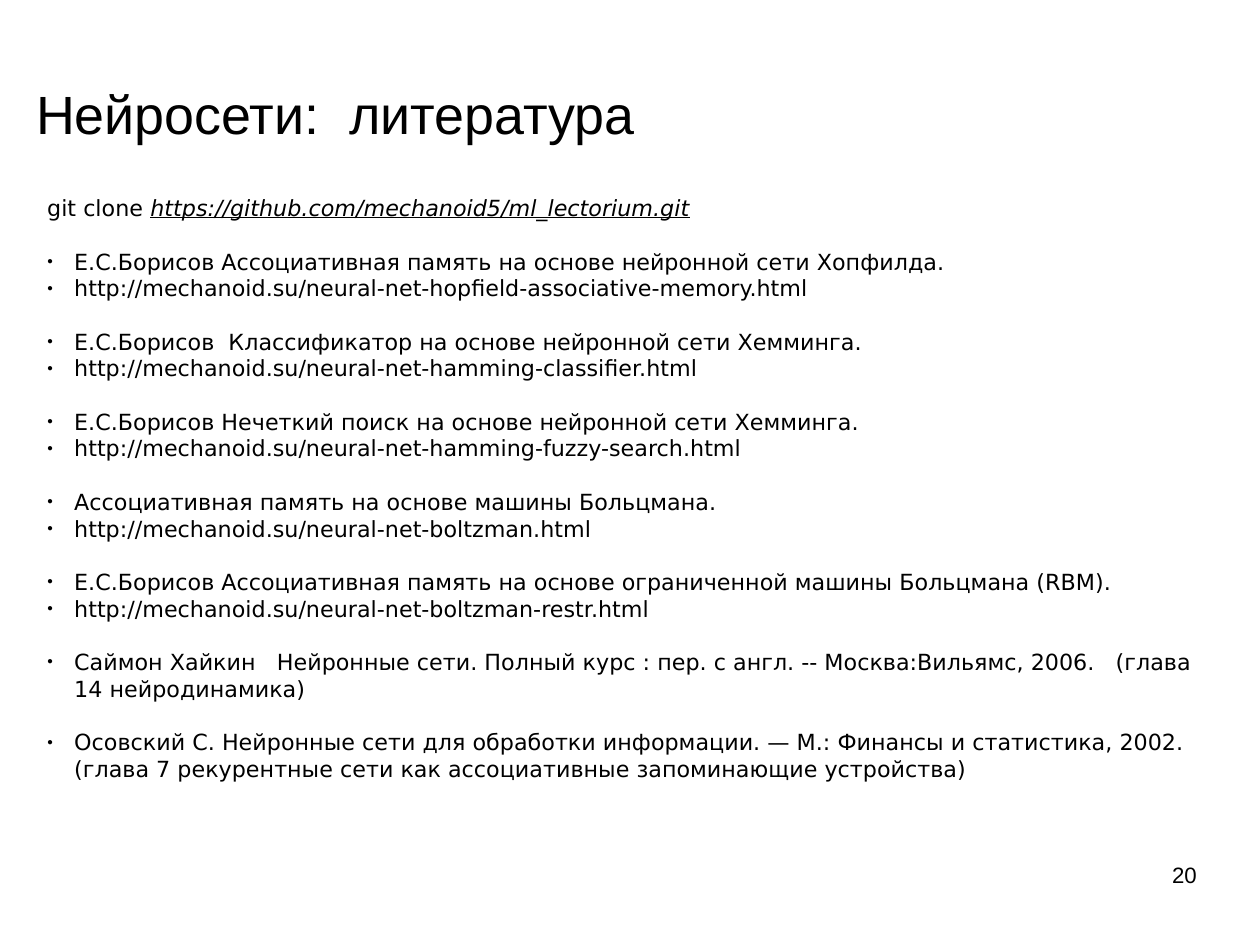
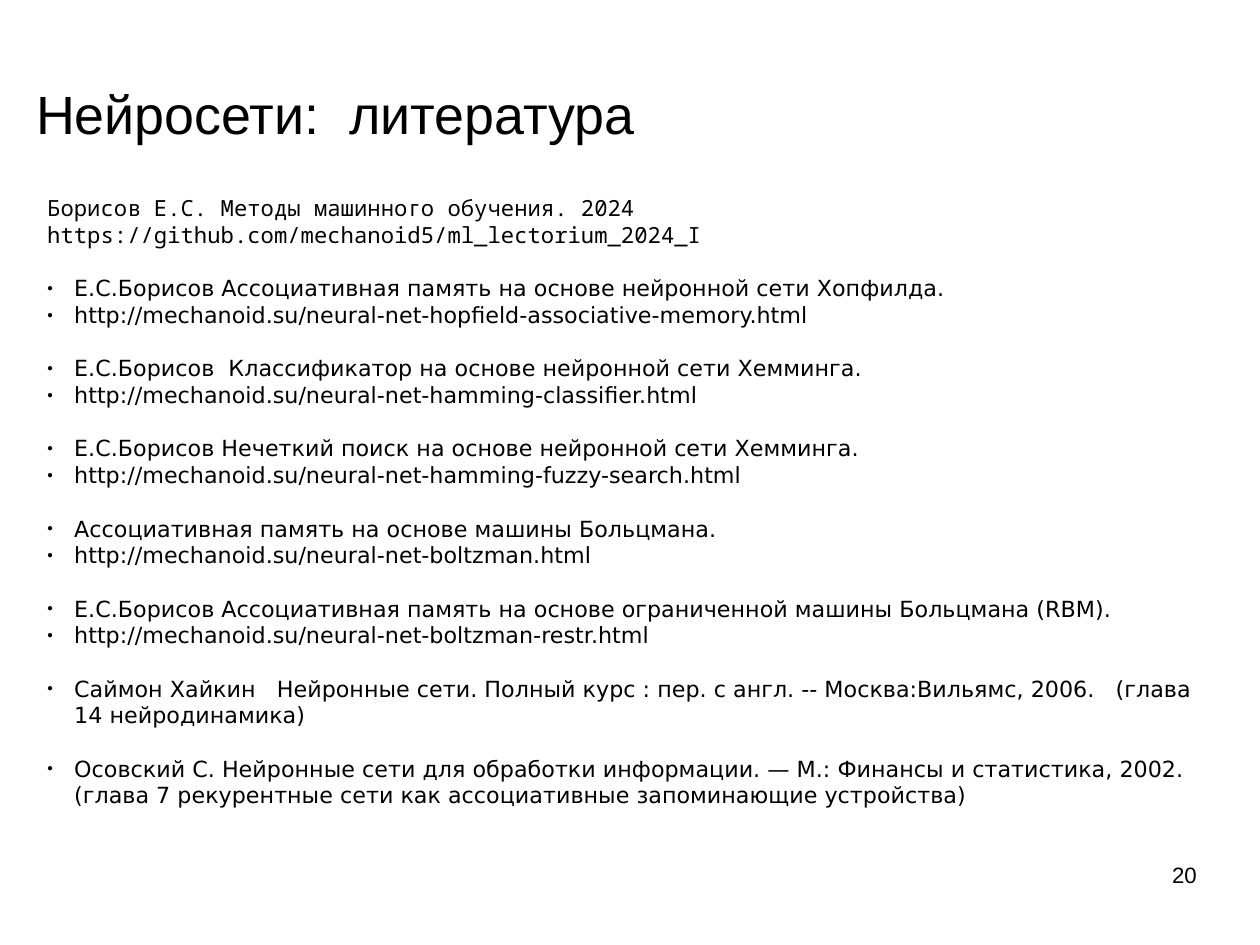
Before and after one commit to mechanoid5/ml_lectorium_2024_I, a slide deck: slide 20 of 18-hopfield.odp. Drawn at 1260x945 pixels with LibreOffice and Linux fonts; fonts in the diff are those of the drawing; background and template pictures are left out. Boxes give left, top, right and bottom in pixels: in the first picture for what was removed or moved away, otherwise in the second. Text is boxed around its words. In the diff, an @@ line names an element or a change of style, - is before the commit and + after.

```diff
--- a/18-hopfield.odp
+++ b/18-hopfield.odp
@@ text at box(47, 199, 701, 249): text changed; font DejaVu Sans to Noto Sans Mono; italic off @@
-git clone https://github.com/mechanoid5/ml_lectorium.git
+Борисов Е.С. Методы машинного обучения. 2024
+https://github.com/mechanoid5/ml_lectorium_2024_I
```
Also in this commit, not shown: 3 other files.
